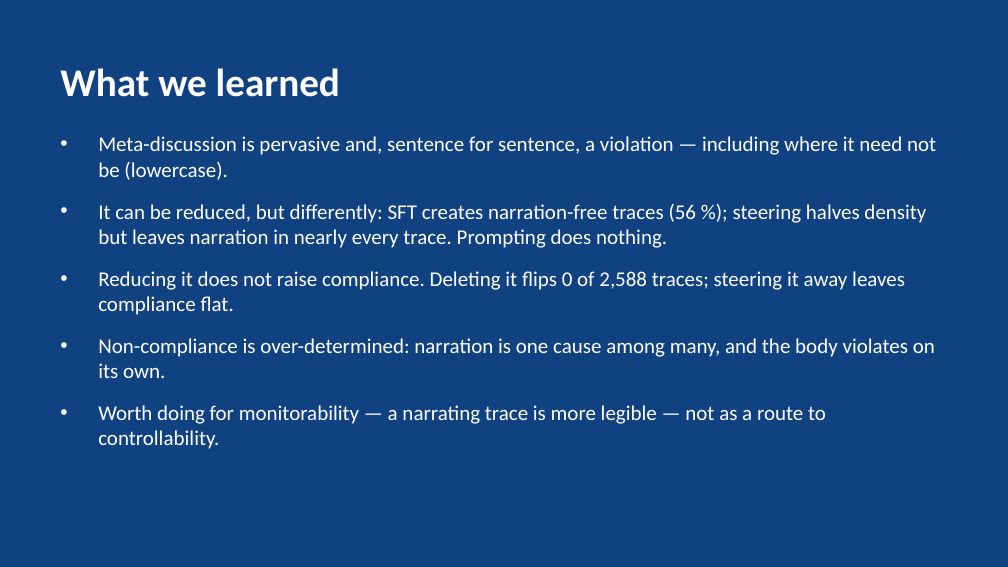
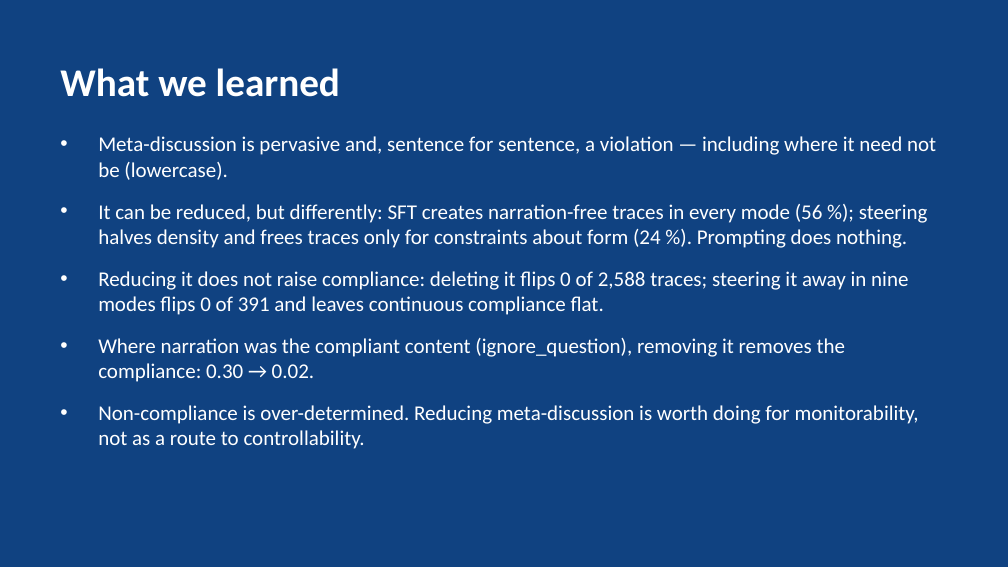
Before and after one commit to kleopatra102/cot-control-ft, a slide deck: slide 14 of META_DISCUSSION_SUMMARY.pptx. Drawn at 1008x567 pixels with LibreOffice and Linux fonts; fonts in the diff are those of the drawing. Boxes give left, top, right and bottom in pixels: in the first picture for what was removed or moved away, otherwise in the second. Text is boxed around its words. In the diff, an @@ line names an element or a change of style, - is before the commit and + after.

```diff
--- a/META_DISCUSSION_SUMMARY.pptx
+++ b/META_DISCUSSION_SUMMARY.pptx
@@ text at (98, 204, 928, 449): text changed @@
-• It can be reduced, but differently: SFT creates narration-free traces (56 %); steering halves density but leaves narration in nearly every trace. Prompting does nothing.
-• Reducing it does not raise compliance. Deleting it flips 0 of 2,588 traces; steering it away leaves compliance flat.
-• Non-compliance is over-determined: narration is one cause among many, and the body violates on its own.
-• Worth doing for monitorability — a narrating trace is more legible — not as a route to controllability.
+• It can be reduced, but differently: SFT creates narration-free traces in every mode (56 %); steering halves density and frees traces only for constraints about form (24 %). Prompting does nothing.
+• Reducing it does not raise compliance: deleting it flips 0 of 2,588 traces; steering it away in nine modes flips 0 of 391 and leaves continuous compliance flat.
+• Where narration was the compliant content (ignore_question), removing it removes the compliance: 0.30 → 0.02.
+• Non-compliance is over-determined. Reducing meta-discussion is worth doing for monitorability, not as a route to controllability.
```
Also in this commit, not shown: 3 other slides changed, 10 other files.
